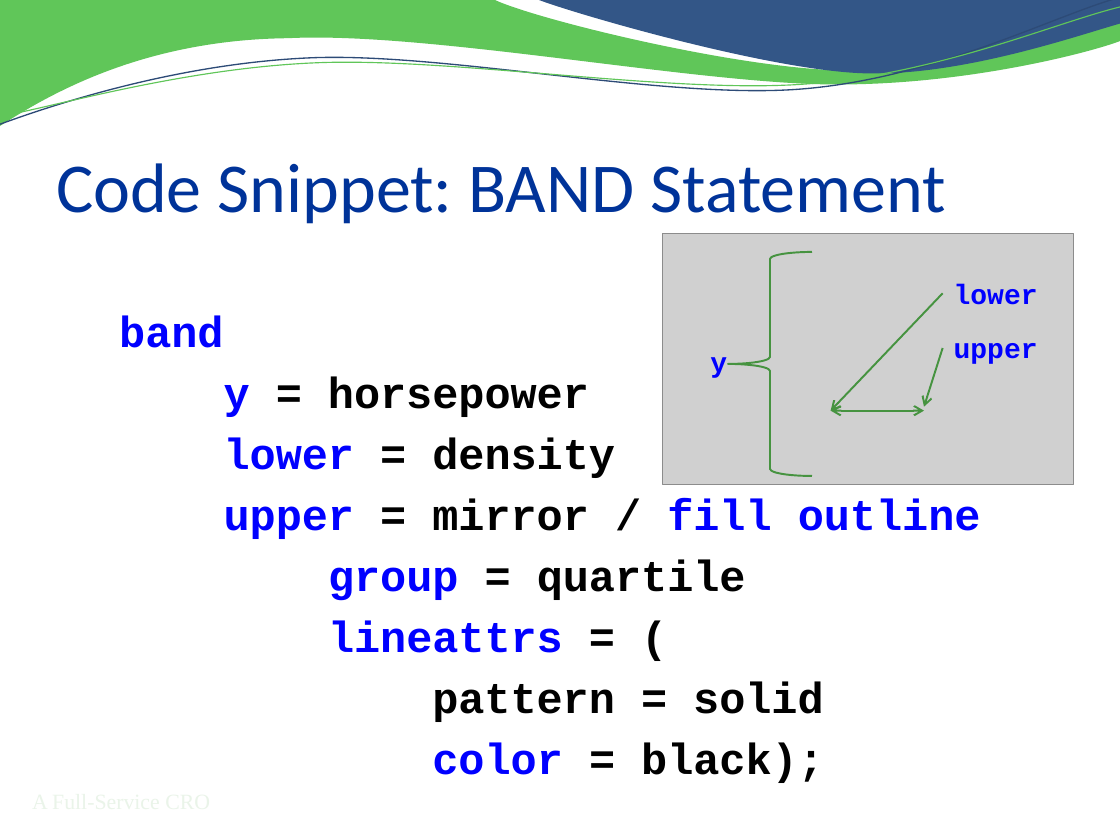
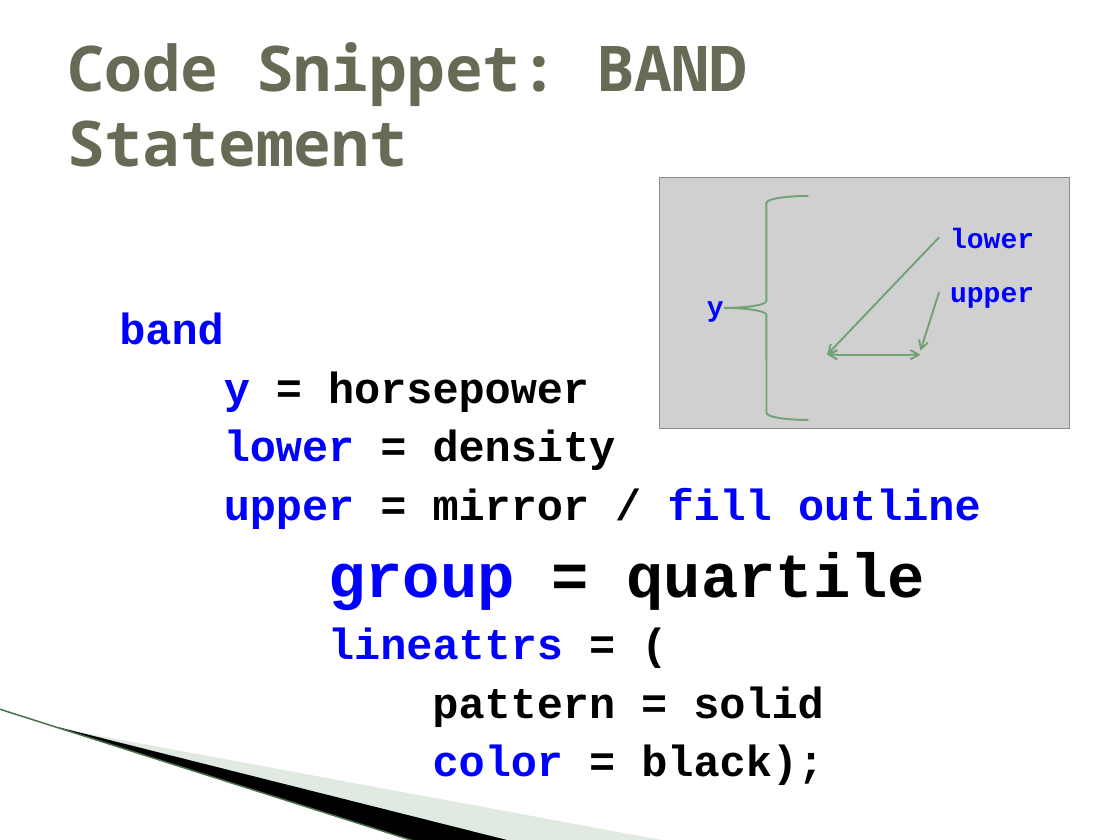
Before and after one commit to RhoInc/sas-violinPlot, a slide deck: slide 17 of doc/Presentation.pptx. Drawn at 1120x840 pixels with LibreOffice and Linux fonts; fonts in the diff are those of the drawing; grey boxes stand for pictures; background and template pictures are left out. Boxes give left, top, right and bottom in pixels: in the first picture for what was removed or moved away, otherwise in the second. Text is boxed around its words. In the diff, an @@ line names an element or a change of style, - is before the commit and + after.

```diff
--- a/doc/Presentation.pptx
+++ b/doc/Presentation.pptx
@@ freeform shape removed at (0, 0, 1120, 127) @@
@@ freeform shape removed at (0, 0, 1120, 131) @@
@@ freeform shape removed at (0, 7, 1120, 125) @@
@@ freeform shape removed at (536, 0, 1120, 77) @@
@@ title "Code Snippet: BAND Statement": place and size @@
-title "Code Snippet: BAND Statement" at (56, 163, 945, 224)
+title "Code Snippet: BAND Statement" at (67, 42, 747, 167)
@@ title "Code Snippet: BAND Statement" at (67, 42, 747, 167): size 45 to 40.5 pt, font Calibri to Noto Sans Mono, text colour #003399 to #676A55, bold on; vertical alignment bottom to middle @@
@@ left brace at (725, 196, 809, 420): outline #469441 1.25 pt to #72A376 1.25 pt @@
@@ text "band" at (119, 312, 981, 785): size 28 to 40 pt in "group = quartile"; less space between paragraphs @@
@@ arrow (940, 237) - (828, 355): stroke #469441 1.25 pt to #72A376 1.25 pt @@
@@ arrow (940, 292) - (921, 351): stroke #469441 1.25 pt to #72A376 1.25 pt @@
@@ 3 texts, 2 arrows, 1 picture, 1 left brace, 1 double arrow: place and size @@
-3 texts, 2 arrows, 1 picture, 1 left brace, 1 double arrow at (663, 233, 1074, 485)
+3 texts, 2 arrows, 1 picture, 1 left brace, 1 double arrow at (660, 177, 1071, 429)
@@ double arrow (828, 355) - (921, 355): stroke #469441 1.25 pt to #72A376 1.25 pt @@
@@ line added from (0, 709) to (416, 840), #ACC6AE 0.95 pt @@
@@ freeform shape added at (59, 727, 512, 840), fill #000000 @@
@@ freeform shape added at (62, 728, 666, 840), fill #B3CBB5 at 40% opacity @@
@@ text removed at (19, 784, 224, 820) @@
-A Full-Service CRO
```
Also in this commit, not shown: 18 other slides changed, 4 slides added, 3 slides removed, 8 other files.
